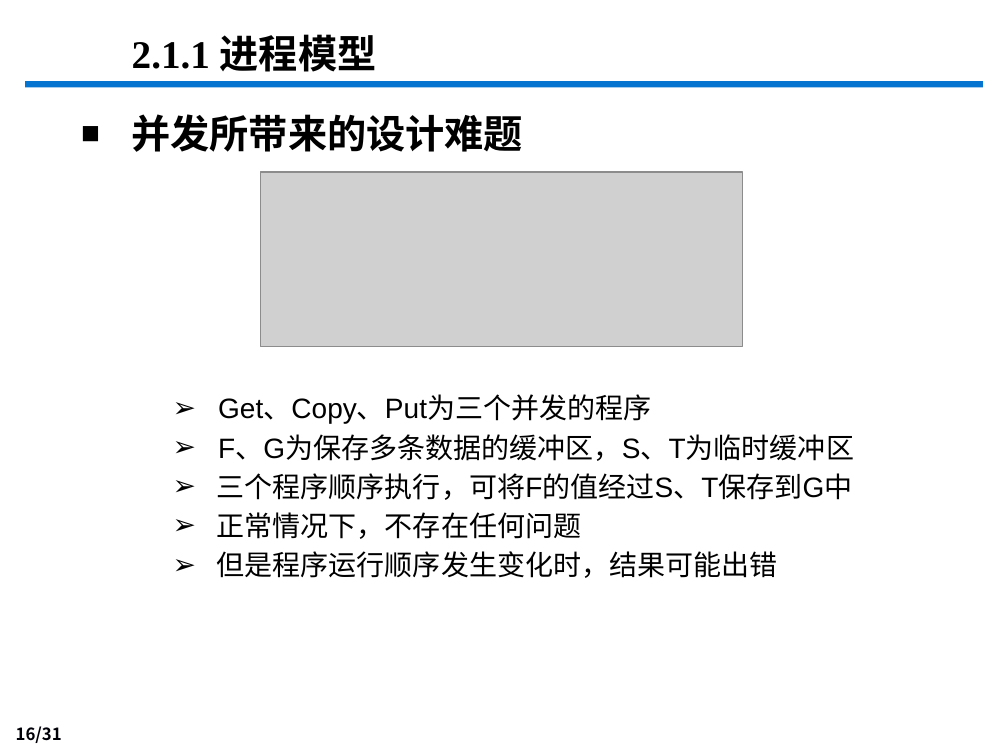
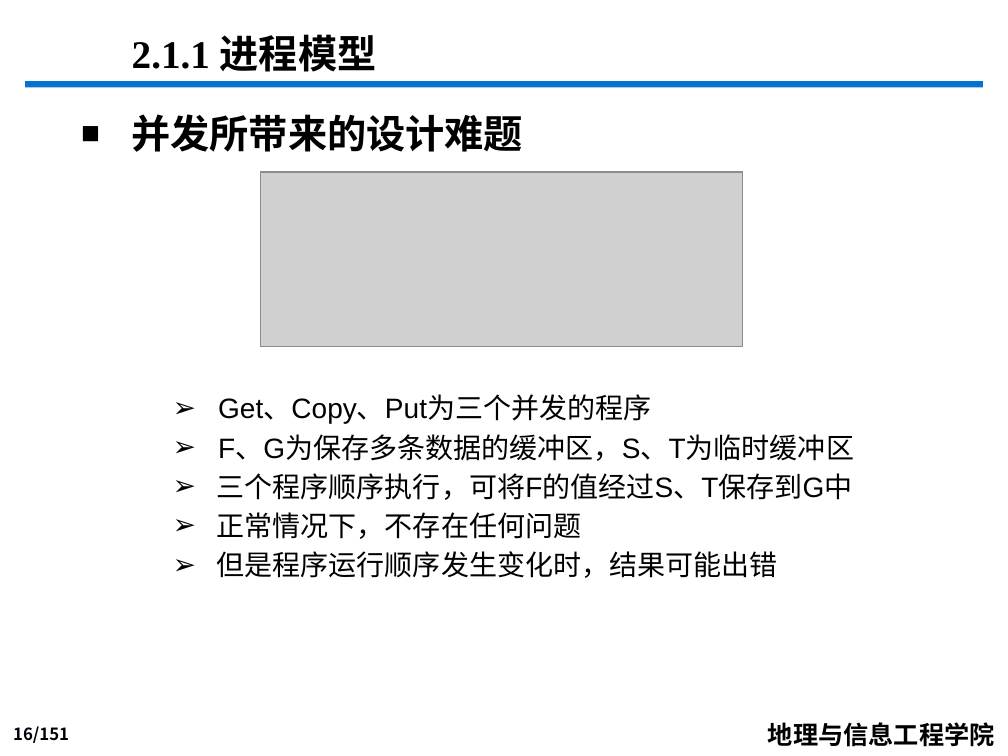
Before and after one commit to djzgroup/djzgroup.github.io, a slide deck: slide 16 of course/os/cha_2_process.pptx. Drawn at 1008x756 pixels with LibreOffice and Linux fonts; fonts in the diff are those of the drawing; grey boxes stand for pictures; background and template pictures are left out. Boxes give left, top, right and bottom in pixels: in the first picture for what was removed or moved away, otherwise in the second. Text is boxed around its words. In the diff, an @@ line names an element or a change of style, - is before the commit and + after.

```diff
--- a/course/os/cha_2_process.pptx
+++ b/course/os/cha_2_process.pptx
@@ page number at (13,726,69,743): text changed @@
-16/31
+16/151
@@ text added at (768,722,995,747), 18 pt, text #000000, bold @@
+地理与信息工程学院
```
Also in this commit, not shown: 37 other slides changed, 113 slides added, 1 slide removed.
